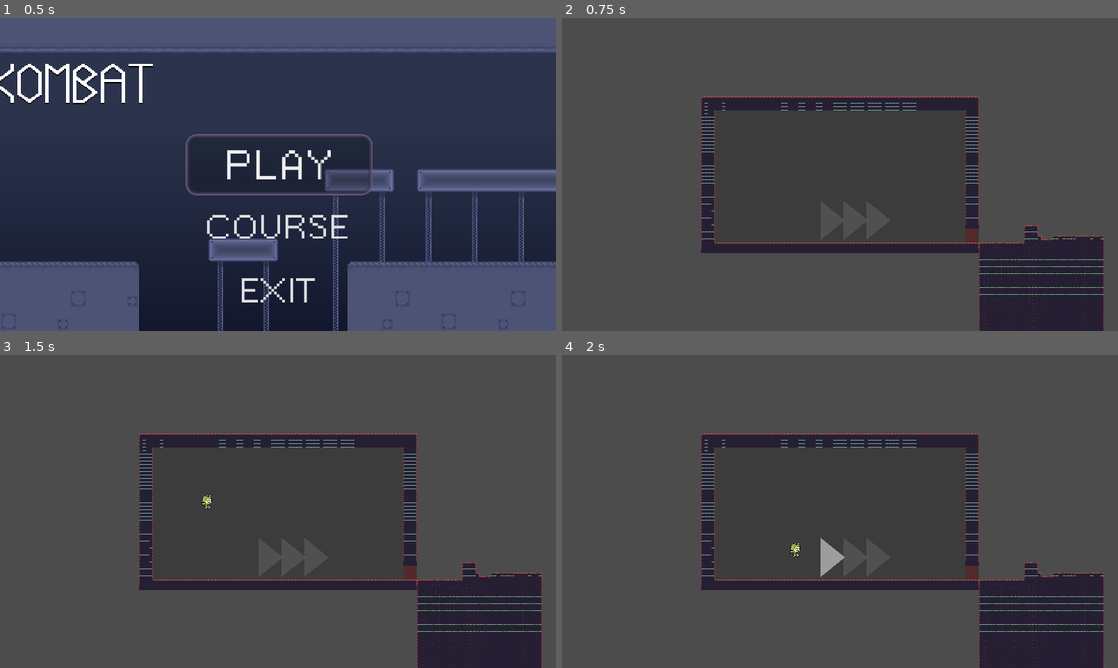
Above: before the commit, frames 1-4 (two rows, left to right).
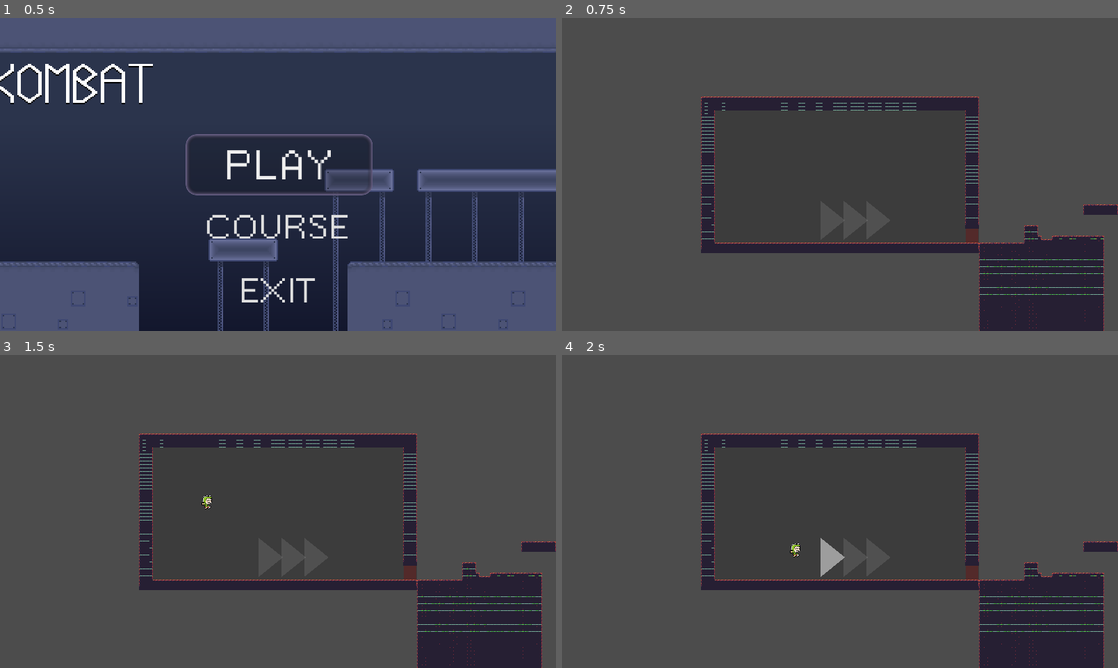
Above: after the commit, the same moments.

Repository: codemonsters/racekombat
Game: Godot game, scene res://Game.tscn
Two runs of this game, one before a commit and one after it. Both use one fixed random seed, a clock stepped at 60 frames per second and the inputs below.
Inputs (mouse positions are in pixels of both pictures, inside the frame that each line leads up to):
- Up to frame 1 (0.5 s): no input
- Up to frame 2 (0.75 s): click "PLAY" at 0.5 s
- Up to frame 3 (1.5 s): tap Enter at 1.25 s; move the mouse to (250, 574) at 1.27 s; hold D from 1.28 s (still down); tap V at 1.35 s
- Up to frame 4 (2 s): keep holding D; tap W at 1.52 s

Frame 1 is identical in both runs. In frame 2, 0.4% of the frame differs, in the area x 75-100%, y 59-100%; in frame 3, 0.4%; in frame 4, 0.4%.

Commit message:
Añadidas plataformas flotantes

Diff:
--- a/server/screens/game/Gen_Tilemap2_0.gd
+++ b/server/screens/game/Gen_Tilemap2_0.gd
@@ -30,6 +30,7 @@
 	_anhade_suelo_con_monticulos($TileMap, MAP_LENGTH - 20, MAP_HEIGHT, MIN_ALTURA, MAX_ALTURA, POS_X_INICIAL + 10, POS_Y_INICIAL)	# montículos creados con función de ruido
 	_anhade_suelo_plano($TileMap, 10, MAP_HEIGHT, MAP_LENGTH - 10, 0)	# planicie para la meta
 	_create_hueco($TileMap, MAP_LENGTH, MAP_HEIGHT, MIN_ALTURA, MAX_ALTURA, 0, POS_Y_INICIAL)
+	_create_plataforma($TileMap, MAP_LENGTH, MAP_HEIGHT, MIN_ALTURA, MAX_ALTURA, 0, POS_Y_INICIAL)
 	emit_signal("tilemap_generated")
 
 func calcular_y_media():
@@ -58,7 +59,7 @@
 	var noise = OpenSimplexNoise.new()
 	noise.seed = randi()
 	noise.lacunarity = 2.0 # ¿? Valor default 2.0
-	noise.octaves = 9	#Fluidez de los cambios cuanto mas alto mas fluido (0 min ,9 max)
+	noise.octaves = 9.0	#Fluidez de los cambios cuanto mas alto mas fluido (0 min ,9 max)
 	noise.period = 1.0	# frecuencia con la que se produce un cambio de altura
 	noise.persistence = 1	# ¿cuánto afectan los cambios anteriores a los futuros (1 max, 0 min)?
 
@@ -100,5 +101,41 @@
 							#Se reinician los valores
 							distance_entre_huecos = randi()%(lenght/10) + 20
 							width_huecos = randi()%12+10
-					tilemap.set_cellv(Vector2(pos_x+x, pos_y-y), 1)
+					tilemap.set_cellv(Vector2(pos_x+x, pos_y-y), VACUM_CELL_ID)
 	tilemap.update_bitmask_region()
+
+func _create_plataforma(tilemap, lenght, height, min_height,max_height, pos_x, pos_y):#Crea plataforma en el aire
+	var distance_entre_plataforma = 10 #Distancia entre los plataforma
+	var width_plataforma = 10 #Ancho de los plataforma
+	var final_pos_plataforma = 20 #Pos_x del bloque final de cada plataforma
+	var distance = 0
+	var y_max_floor := []
+	var y_max := []
+	var platform_avaliable = false
+	var altura_anadida_hueco = 0
+	while((final_pos_plataforma + distance_entre_plataforma) < lenght ):
+		distance = final_pos_plataforma + distance_entre_plataforma
+		for x in range(distance, distance + width_plataforma):
+			for y in range(min_height, max_height + 1):
+				if tilemap.get_cellv(Vector2(pos_x + x, pos_y - y)) == FLOOR_CELL_ID:
+					y_max_floor.append(y)
+				else:
+					y_max_floor.append(0)
+				y_max.append(y_max_floor.max())
+				y_max_floor.clear()
+		if y_max.max() == y_max.min():
+			altura_anadida_hueco = 10
+			platform_avaliable = true
+		elif y_max.max() - y_max.min() < 10:
+			platform_avaliable = true
+		else:
+			platform_avaliable = false
+			final_pos_plataforma += 20
+		if platform_avaliable == true:
+			for x in range(distance, distance + width_plataforma):
+				for y in range( y_max.max() + 7 + altura_anadida_hueco, y_max.max() + 10 + altura_anadida_hueco):
+					tilemap.set_cellv(Vector2(pos_x + x, pos_y - y), FLOOR_CELL_ID)
+					final_pos_plataforma = pos_x + x
+		y_max.clear()
+		altura_anadida_hueco = 0
+	tilemap.update_bitmask_region()
--- a/server/screens/game/Tilemap2_0.tscn
+++ b/server/screens/game/Tilemap2_0.tscn
@@ -43,6 +43,12 @@
 points = PoolVector2Array( 0, 0, 16, 0, 16, 16, 0, 16 )
 
 [sub_resource type="ConvexPolygonShape2D" id=14]
+points = PoolVector2Array( 0, 0, 16, 0, 16, 16, 0, 16 )
+
+[sub_resource type="ConvexPolygonShape2D" id=31]
+points = PoolVector2Array( 0, 0, 16, 0, 16, 16, 0, 16 )
+
+[sub_resource type="ConvexPolygonShape2D" id=32]
 points = PoolVector2Array( 0, 0, 16, 0, 16, 16, 0, 16 )
 
 [sub_resource type="TileSet" id=15]
@@ -158,6 +164,18 @@
 "one_way_margin": 1.0,
 "shape": SubResource( 14 ),
 "shape_transform": Transform2D( 1, 0, 0, 1, 0, 0 )
+}, {
+"autotile_coord": Vector2( 0, 1 ),
+"one_way": false,
+"one_way_margin": 1.0,
+"shape": SubResource( 31 ),
+"shape_transform": Transform2D( 1, 0, 0, 1, 0, 0 )
+}, {
+"autotile_coord": Vector2( 4, 1 ),
+"one_way": false,
+"one_way_margin": 1.0,
+"shape": SubResource( 32 ),
+"shape_transform": Transform2D( 1, 0, 0, 1, 0, 0 )
 } ]
 2/z_index = 0
 3/name = "Vacío"
Not shown: 1 places in server/screens/game/Tilemap2_0.tscn that only renumber resources
